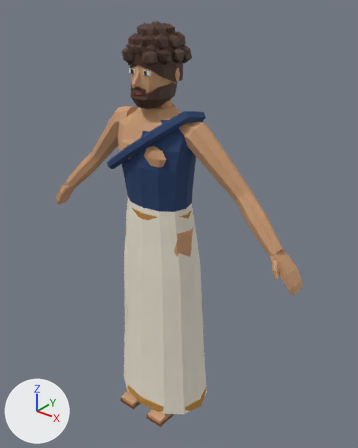
The glTF model Resource/Characters/Humanoid/Presets/NPC_ATHENS_CITIZEN.glb, before and after one commit.
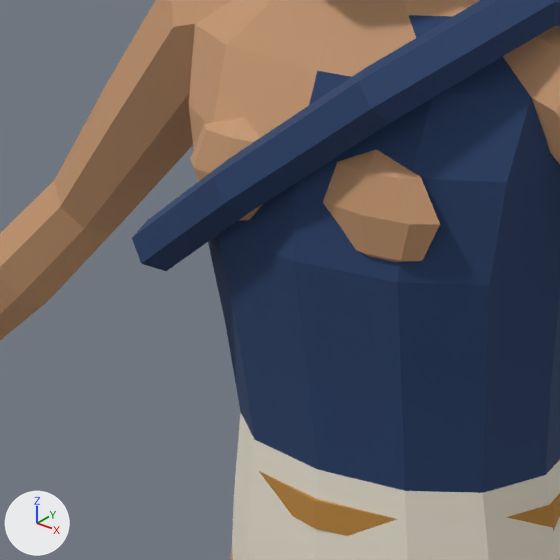
Old and new are each drawn whole from a 50 mm lens placed at (1.289, -1.472, 1.932), pointed at (0.044, 0.084, 0.967) and again close up on the part from 23% to 53% of the width and 26% to 50% of the height. Every picture has the same lights, and +X, +Y and +Z are marked at lower left. The last two pictures show the newer version. Vertices at exactly the same position are counted once.

Objects in the first close-up: 'NPC_ATHENS_CITIZEN.Arms_Bare', 'NPC_ATHENS_CITIZEN.Lower_LongRobe_M', 'NPC_ATHENS_CITIZEN.Torso_Himation_M'.
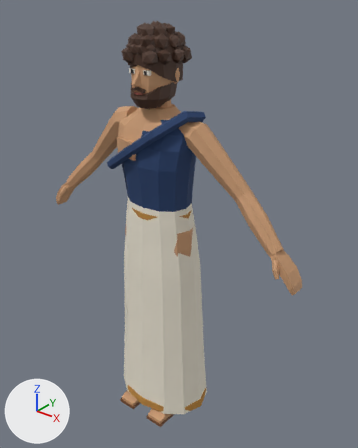
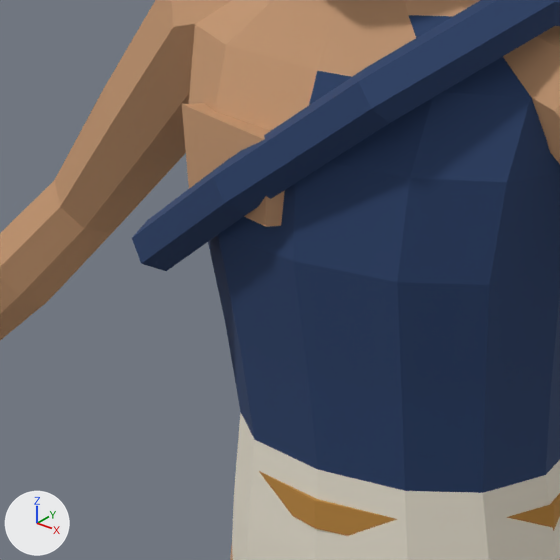
Diff of the bpy script that builds the scene:
```diff
--- a/Resource/Characters/Humanoid/Presets/NPC_ATHENS_CITIZEN.glb.py
+++ b/Resource/Characters/Humanoid/Presets/NPC_ATHENS_CITIZEN.glb.py
@@ me_torso_himation_m_001 @@
 # used by ob_npc_athens_citizen_torso_himation_m; location = (0.0, 0.0, 0.0)
-me_torso_himation_m_001.from_pydata(...)  # 196 vertices, 376 faces; spans x -0.192..0.211, y -0.145..0.136, z 1.0..1.51
+me_torso_himation_m_001.from_pydata(...)  # 152 vertices, 292 faces; spans x -0.192..0.211, y -0.145..0.136, z 1.0..1.51
+# me_torso_himation_m_001 part 1: the loose piece of 26 vertices spanning x -0.128..-0.008, y -0.118..-0.078, z 1.285..1.375 is rebuilt with 8 vertices and now spans x -0.132..-0.008, y -0.13..-0.075, z 1.303..1.374
+# me_torso_himation_m_001 part 2: the loose piece of 26 vertices spanning x 0.008..0.128, y -0.118..-0.078, z 1.285..1.375 is deleted
 me_torso_himation_m_001.materials.append(mat_npc_athens_citizen_skin)
```

Location of each change, (x1, y1, x2, y2) in pixels of the close-ups (560 x 560 px):
part 1 of me_torso_himation_m_001, rebuilt: before (190, 117, 263, 220); after (182, 103, 285, 227)
part 2 of me_torso_himation_m_001, deleted (brown): before (323, 150, 440, 262)
